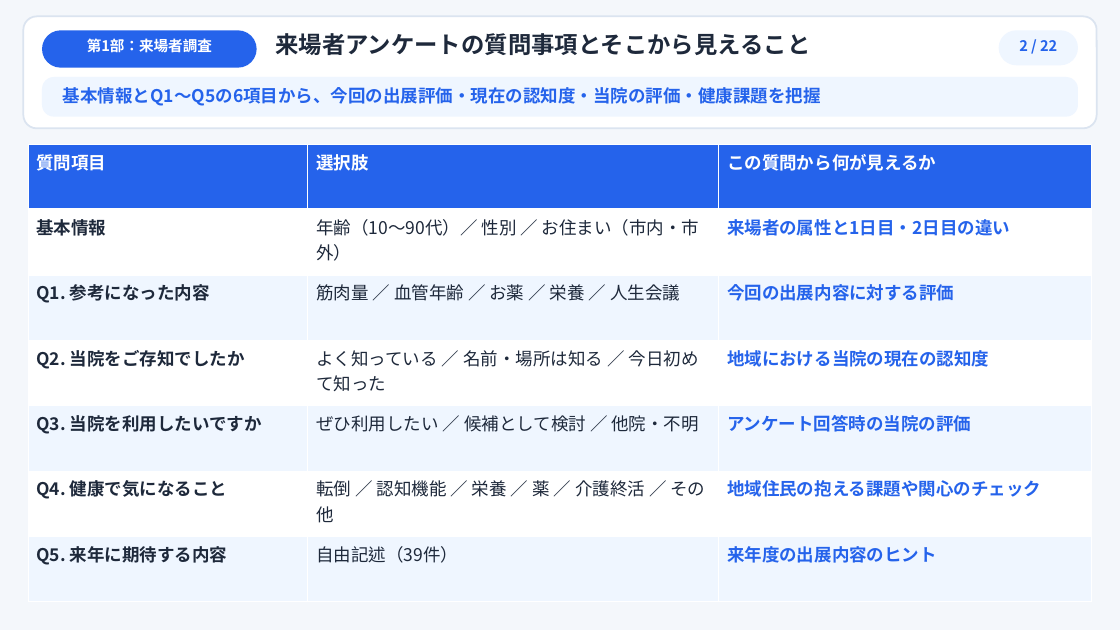
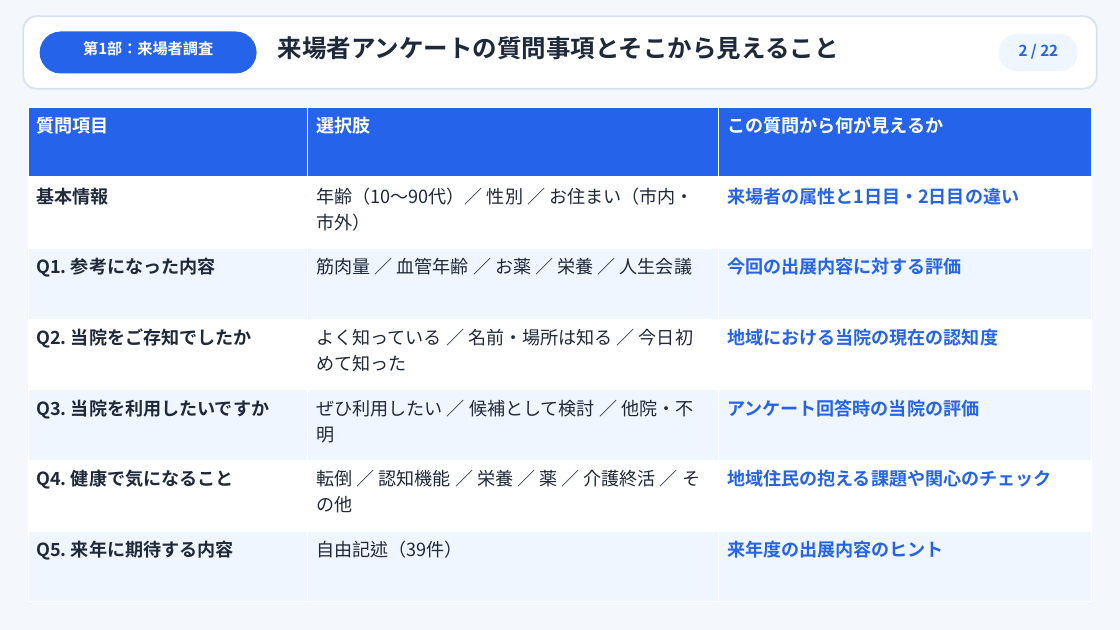
Before and after one commit to noriyukihoshina/yachiyo-survey-analyzer, a slide deck: slide 2 of report_presentation.pptx. Drawn at 1120x630 pixels with LibreOffice and Linux fonts; fonts in the diff are those of the drawing. Boxes give left, top, right and bottom in pixels: in the first picture for what was removed or moved away, otherwise in the second. Text is boxed around its words. In the diff, an @@ line names an element or a change of style, - is before the commit and + after.

```diff
--- a/report_presentation.pptx
+++ b/report_presentation.pptx
@@ rectangle at <box>0,0,1120,630</box>: fill #F4F7FB to #F4F7FC @@
@@ rounded rectangle: place and size @@
-rounded rectangle at <box>24,16,1097,128</box>
+rounded rectangle at <box>24,16,1097,88</box>
@@ rounded rectangle at <box>24,16,1097,88</box>: outline #DBE4F0 1.5 pt to #D8E2EE 1.5 pt; proportions changed @@
@@ text "来場者アンケートの質問事項とそこから見えること" at <box>278,36,839,60</box>: size 20 to 21 pt @@
@@ text "第1部：来場者調査" at <box>83,41,213,56</box>: size 12.5 to 13 pt @@
@@ rounded rectangle: place and size @@
-rounded rectangle at <box>42,30,257,67</box>
+rounded rectangle at <box>39,32,256,74</box>
@@ text "2 / 22" at <box>1019,44,1058,56</box>: size 12.5 to 13 pt @@
@@ rounded rectangle: place and size @@
-rounded rectangle at <box>999,30,1078,66</box>
+rounded rectangle at <box>999,34,1078,71</box>
@@ rounded rectangle removed at <box>42,77,1078,117</box> @@
@@ text removed at <box>63,87,821,106</box> @@
-基本情報とQ1〜Q5の6項目から、今回の出展評価・現在の認知度・当院の評価・健康課題を把握
@@ table at <box>28,108,1091,602</box> @@
@@ size 15 to 15.5 pt @@
@@ table: place and size @@
-table at <box>28,145,1091,602</box>
+table at <box>28,108,1091,602</box>
```
Also in this commit, not shown: 21 other slides changed, 3 other files.
